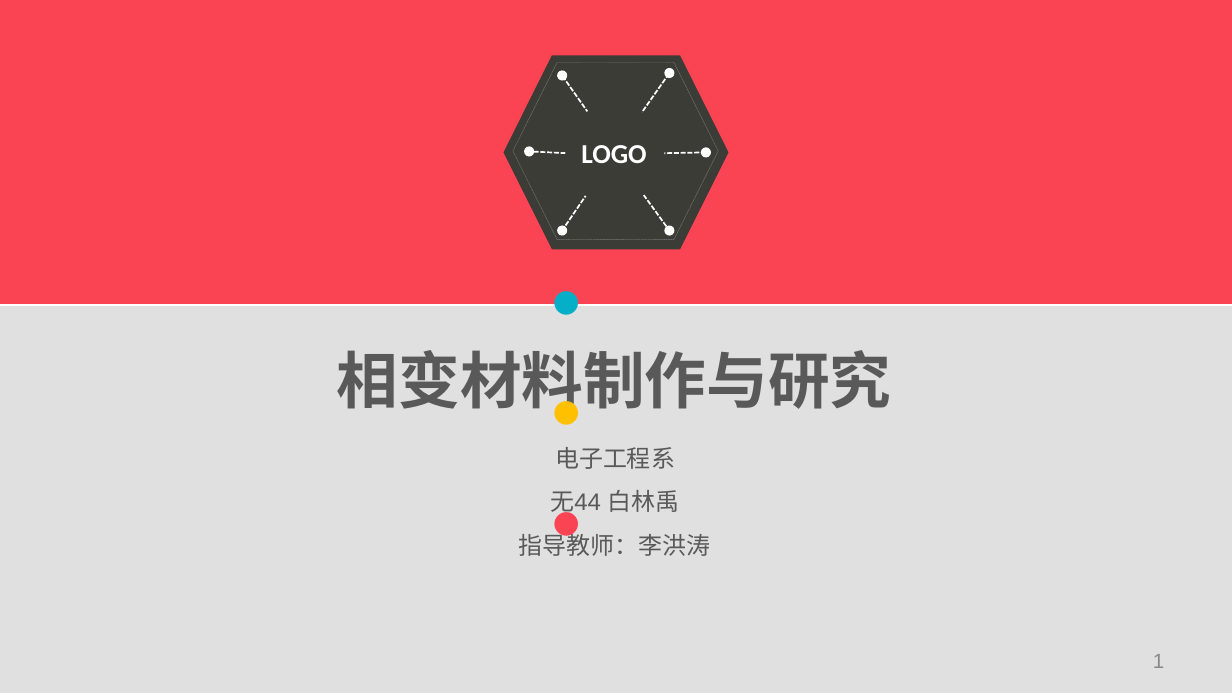
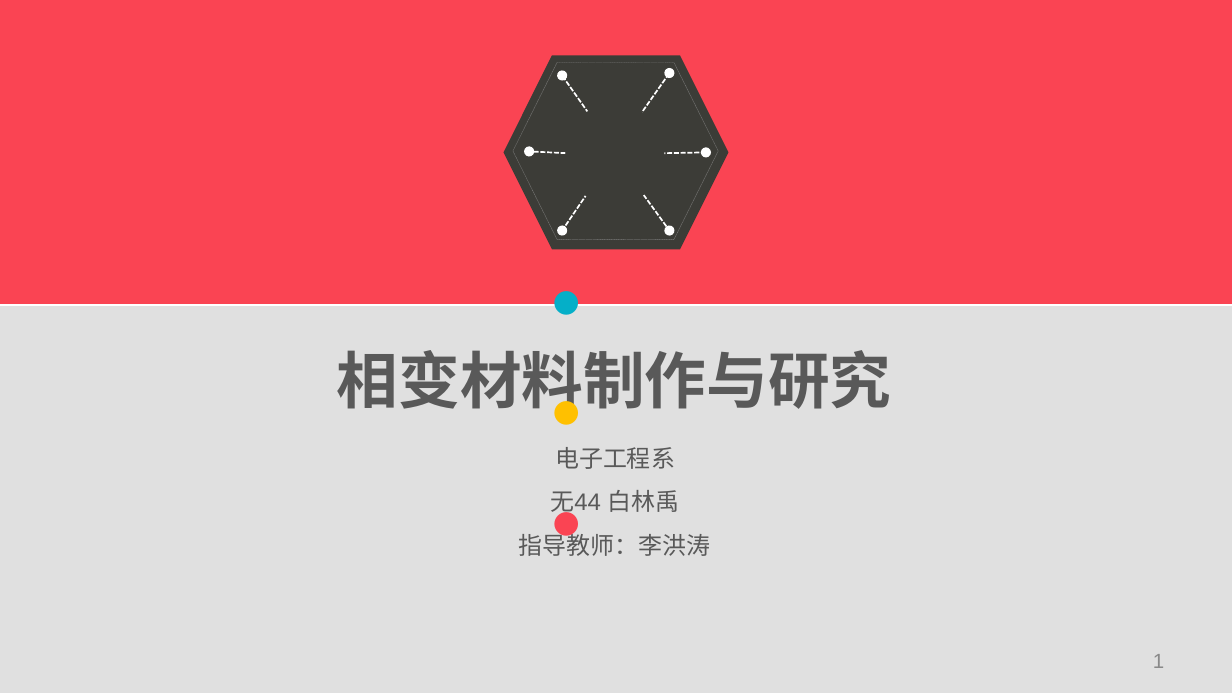
Before and after one commit to Linyu1Bai/ThuEE, a slide deck: slide 1 of Graduation/开题报告.pptx. Drawn at 1232x693 pixels with LibreOffice and Linux fonts; fonts in the diff are those of the drawing. Boxes give left, top, right and bottom in pixels: in the first picture for what was removed or moved away, otherwise in the second. Text is boxed around its words. In the diff, an @@ line names an element or a change of style, - is before the commit and + after.

```diff
--- a/Graduation/开题报告.pptx
+++ b/Graduation/开题报告.pptx
@@ text removed at bbox=[581, 145, 646, 163] @@
-LOGO
```
Also in this commit, not shown: 9 other slides changed, 2 slides added.
